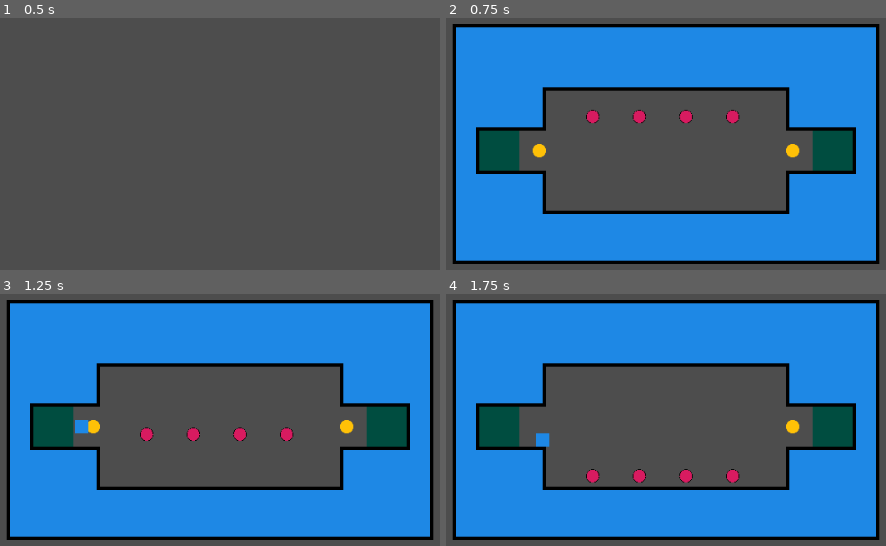
Above: before the commit, frames 1-4 (two rows, left to right).
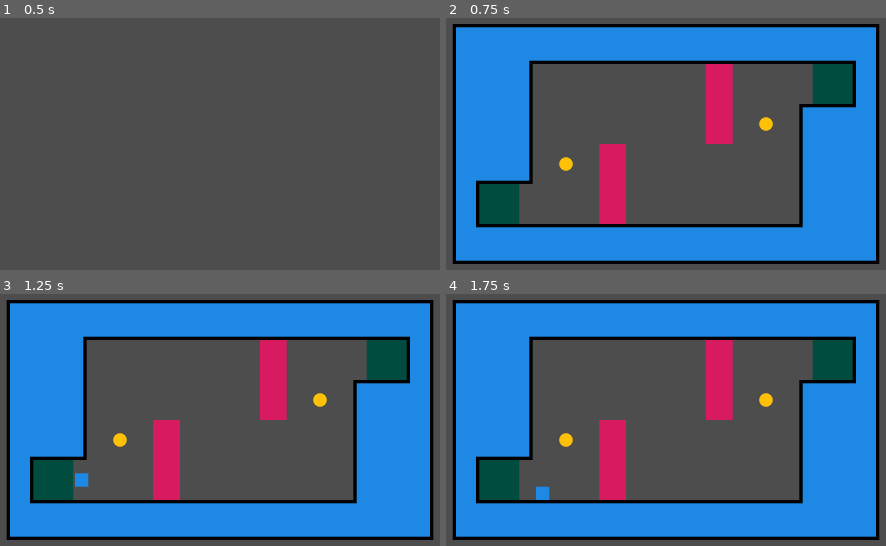
Above: after the commit, the same moments.

Repository: smmmfrd/dodge-and-collect-shapes
Game: Godot game, scene res://index.tscn
Two runs of this game, one before a commit and one after it. Both use one fixed random seed, a clock stepped at 60 frames per second and the inputs below.
Inputs:
- Up to frame 1 (0.5 s): no input
- Up to frame 2 (0.75 s): tap Enter at 0.5 s; hold Right (ui_right) from 0.53 s (still down)
- Up to frame 3 (1.25 s): keep holding Right (ui_right)
- Up to frame 4 (1.75 s): release Right (ui_right) at 1.28 s; hold Down (ui_down) from 1.28 s (still down)

Frame 1 is identical in both runs. In frame 2, 28% of the frame differs, in the area x 6-94%, y 16-84%; in frame 3, 27%; in frame 4, 28%.

Commit message:
Player death reset and some refactoring

Diff:
--- a/Damage/damage_area.gd
+++ b/Damage/damage_area.gd
@@ -1,4 +1,6 @@
 extends Area2D
 
 func _on_body_entered(body: Node2D) -> void:
-	print(body.name + " collided with " + self.name)
+	if body.is_in_group("Player"):
+		print("Player collided with a damage area.")
+		LevelManager.player_collided(body)
--- a/Damage/moving_damage.tscn
+++ b/Damage/moving_damage.tscn
@@ -1,7 +1,7 @@
 [gd_scene load_steps=4 format=3 uid="uid://lxcrdbrvvvev"]
 
 [ext_resource type="Script" uid="uid://7xop3cnmxipu" path="res://Damage/damage_area.gd" id="1_0sg8n"]
-[ext_resource type="PackedScene" uid="uid://wluqd4xiy081" path="res://Assets/outlined_shape_sprite.tscn" id="1_vh1eb"]
+[ext_resource type="PackedScene" uid="uid://beskof5wn247v" path="res://Assets/shape_sprite.tscn" id="2_0sg8n"]
 
 [sub_resource type="CircleShape2D" id="CircleShape2D_vh1eb"]
 radius = 7.0
@@ -11,7 +11,7 @@
 collision_mask = 2
 script = ExtResource("1_0sg8n")
 
-[node name="Shape Sprites" parent="." instance=ExtResource("1_vh1eb")]
+[node name="Shape Sprites" parent="." instance=ExtResource("2_0sg8n")]
 modulate = Color(0.84705883, 0.105882354, 0.3764706, 1)
 frame = 1
 
--- a/Player/player.tscn
+++ b/Player/player.tscn
@@ -6,7 +6,7 @@
 [sub_resource type="RectangleShape2D" id="RectangleShape2D_356j3"]
 size = Vector2(16, 16)
 
-[node name="Player" type="CharacterBody2D"]
+[node name="Player" type="CharacterBody2D" groups=["Player"]]
 collision_layer = 2
 collision_mask = 13
 motion_mode = 1
--- a/Player/player_spawn.gd
+++ b/Player/player_spawn.gd
@@ -5,7 +5,7 @@
 
 
 func _ready() -> void:
-	LevelManager.new_player_spawn(self)
+	LevelManager.set_player_spawn(self)
 
 func spawn_player() -> void:
 	var player : Node2D = player_scene.instantiate()
--- a/index.tscn
+++ b/index.tscn
@@ -1,7 +1,8 @@
-[gd_scene load_steps=3 format=3 uid="uid://d3urw428w3qyg"]
+[gd_scene load_steps=4 format=3 uid="uid://d3urw428w3qyg"]
 
 [ext_resource type="Script" uid="uid://dlim1mypb23q7" path="res://level_holder.gd" id="1_2gn6w"]
 [ext_resource type="PackedScene" uid="uid://doecjw10xo06f" path="res://Levels/level_2.tscn" id="2_2gn6w"]
+[ext_resource type="PackedScene" uid="uid://o254v1dnafw1" path="res://Levels/level_1.tscn" id="2_mbj17"]
 
 [node name="Game Manager" type="Node"]
 
@@ -10,4 +11,4 @@
 
 [node name="Level Holder" type="Node2D" parent="."]
 script = ExtResource("1_2gn6w")
-levels = Array[PackedScene]([ExtResource("2_2gn6w")])
+levels = Array[PackedScene]([ExtResource("2_mbj17"), ExtResource("2_2gn6w")])
--- a/level.gd
+++ b/level.gd
@@ -1,13 +1 @@
 extends Node2D
-
-func _ready() -> void:
-	get_tree().create_timer(0.5).timeout.connect(start_level)
-
-func start_level() -> void:
-	print("start it up!")
-	# Spawn Collectables
-	# Need to get a list of them, and store their locations here and respawn them on level restart.
-
-	# Spawn Player
-	LevelManager.player_spawn.spawn_player()
-	pass
--- a/level_holder.gd
+++ b/level_holder.gd
@@ -14,15 +14,17 @@
 	print("Loading Level " + str(current_level_index) + ".")
 	# Destroy old level
 	for n in self.get_children():
-		self.remove_child(n)
+		#self.remove_child(n)
+		call_deferred("remove_child", n)
 		n.queue_free()
 
 	# Instantiate next level
 	var temp : Node2D = levels[current_level_index].instantiate()
 	temp.global_position = self.global_position
-	self.add_child(temp)
+	#self.add_child()
+	call_deferred("add_child", temp)
 
-	# TODO
-	# Let level manager know we are done (for animations)
+	# Let manager know we are done.
+	LevelManager.begin_level()
 
 	return false
--- a/level_manager.gd
+++ b/level_manager.gd
@@ -18,6 +18,9 @@
 
 func set_level_holder(holder: LevelHolder) -> void:
 	level_holder = holder
+
+func set_player_spawn(spawn: PlayerSpawn) -> void:
+	player_spawn = spawn
 
 func finish_zone_entered() -> void:
 	if not level_completed():
@@ -44,8 +47,10 @@
 
 	print("All levels completed.")
 
-func new_player_spawn(spawn: PlayerSpawn) -> void:
-	player_spawn = spawn
+func begin_level() -> void:
+	await get_tree().create_timer(0.5).timeout
+
+	player_spawn.spawn_player()
 
 #region Collectables
 func reset_collectables() -> void:
@@ -69,3 +74,21 @@
 func clear_level_data() -> void:
 	player_spawn = null
 #endregion
+
+#region Reset Level
+
+func player_collided(player : Node2D) -> void:
+	if not player.is_in_group("Player"):
+		return
+
+	print("Player hit something, starting them over.")
+	player.queue_free()
+	# TODO: Player death feedback.
+
+	# Wait a bit...
+	await get_tree().create_timer(0.5).timeout
+
+	# Begin level again.
+	begin_level()
+
+#endregion
--- a/project.godot
+++ b/project.godot
@@ -30,6 +30,10 @@
 version_control/plugin_name="GitPlugin"
 version_control/autoload_on_startup=true
 
+[global_group]
+
+Player="Players only fool."
+
 [layer_names]
 
 2d_physics/layer_1="Walls"
Not shown, changed: .gitignore
